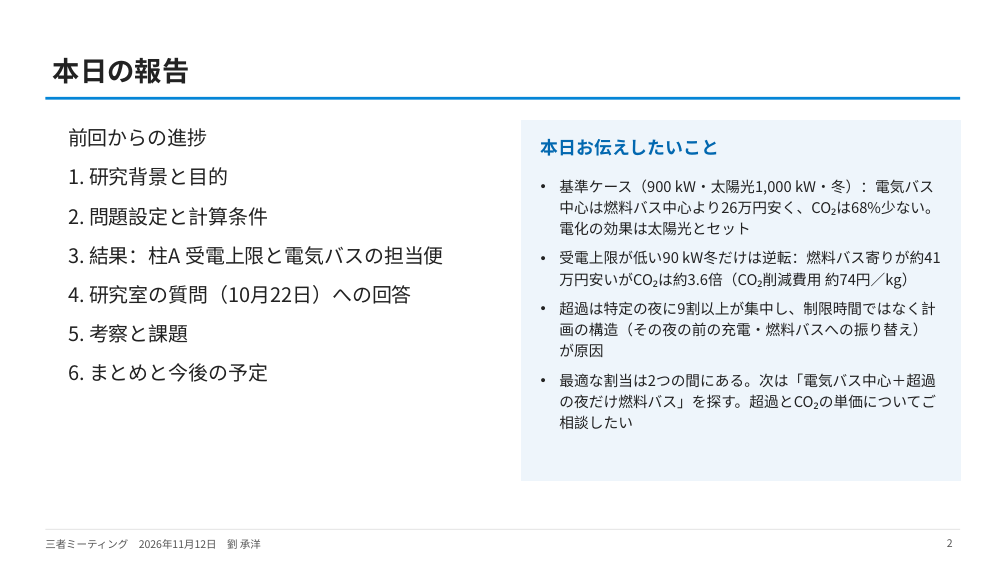
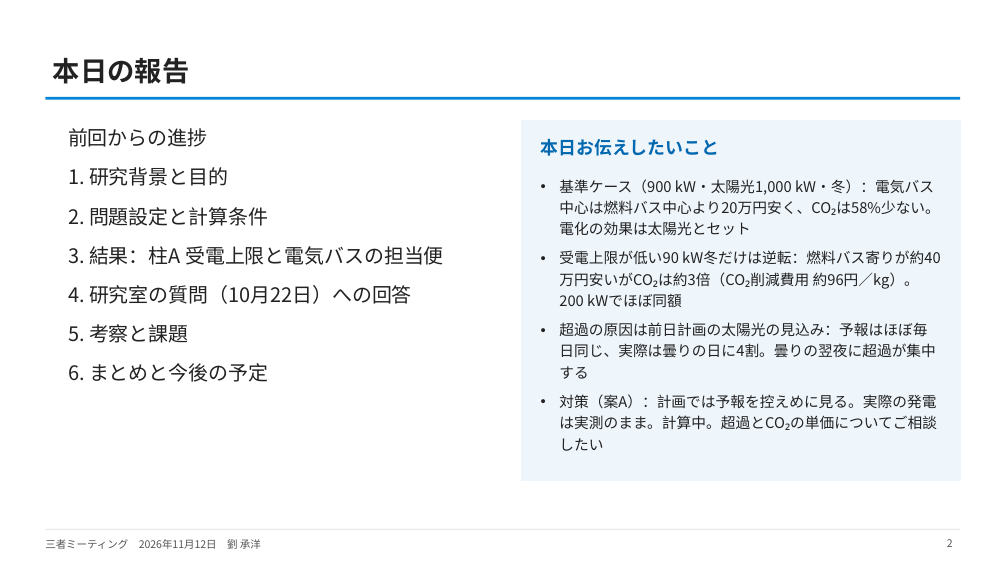
Before and after one commit to CYLIU2003/master-course, a slide deck: slide 2 of outcome/2026-11-12_three_party/three_party_20261112.pptx. Drawn at 1008x567 pixels with LibreOffice and Linux fonts; fonts in the diff are those of the drawing. Boxes give left, top, right and bottom in pixels: in the first picture for what was removed or moved away, otherwise in the second. Text is boxed around its words. In the diff, an @@ line names an element or a change of style, - is before the commit and + after.

```diff
--- a/outcome/2026-11-12_three_party/three_party_20261112.pptx
+++ b/outcome/2026-11-12_three_party/three_party_20261112.pptx
@@ text at (x1=559, y1=179, x2=941, y2=430): text changed @@
-• 基準ケース（900 kW・太陽光1,000 kW・冬）：電気バス中心は燃料バス中心より26万円安く、CO₂は68%少ない。電化の効果は太陽光とセット
-• 受電上限が低い90 kW冬だけは逆転：燃料バス寄りが約41万円安いがCO₂は約3.6倍（CO₂削減費用 約74円／kg）
-• 超過は特定の夜に9割以上が集中し、制限時間ではなく計画の構造（その夜の前の充電・燃料バスへの振り替え）が原因
-• 最適な割当は2つの間にある。次は「電気バス中心＋超過の夜だけ燃料バス」を探す。超過とCO₂の単価についてご相談したい
+• 基準ケース（900 kW・太陽光1,000 kW・冬）：電気バス中心は燃料バス中心より20万円安く、CO₂は58%少ない。電化の効果は太陽光とセット
+• 受電上限が低い90 kW冬だけは逆転：燃料バス寄りが約40万円安いがCO₂は約3倍（CO₂削減費用 約96円／kg）。200 kWでほぼ同額
+• 超過の原因は前日計画の太陽光の見込み：予報はほぼ毎日同じ、実際は曇りの日に4割。曇りの翌夜に超過が集中する
+• 対策（案A）：計画では予報を控えめに見る。実際の発電は実測のまま。計算中。超過とCO₂の単価についてご相談したい
```
Also in this commit, not shown: 4 other slides changed, 2 slides added, 3 other files.
